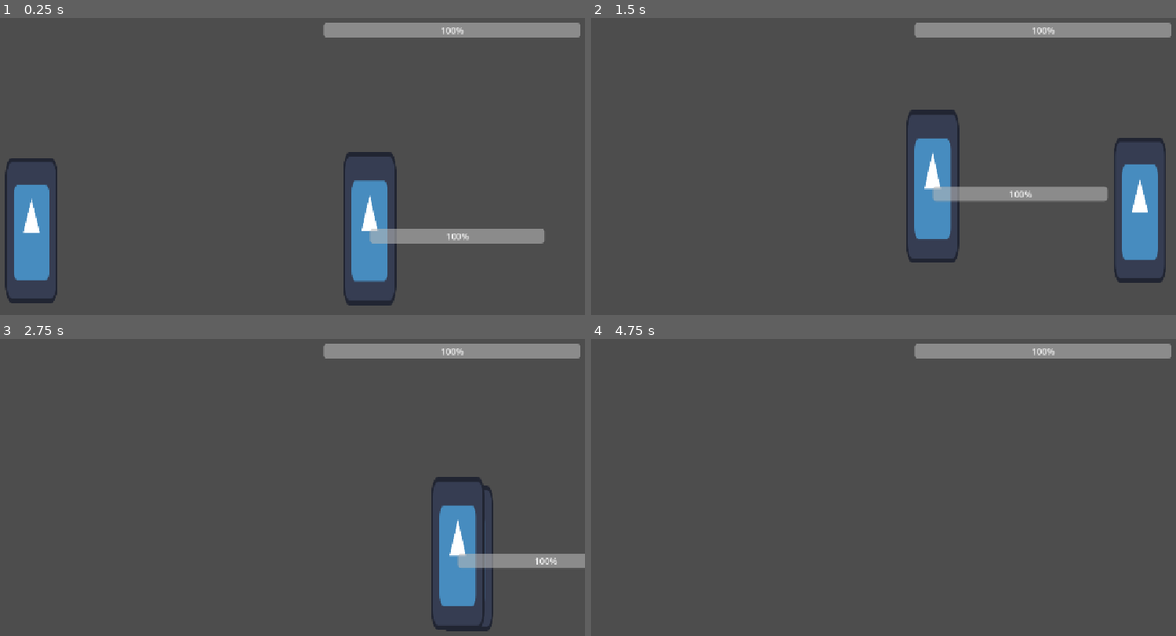
Above: before the commit, frames 1-4 (two rows, left to right).
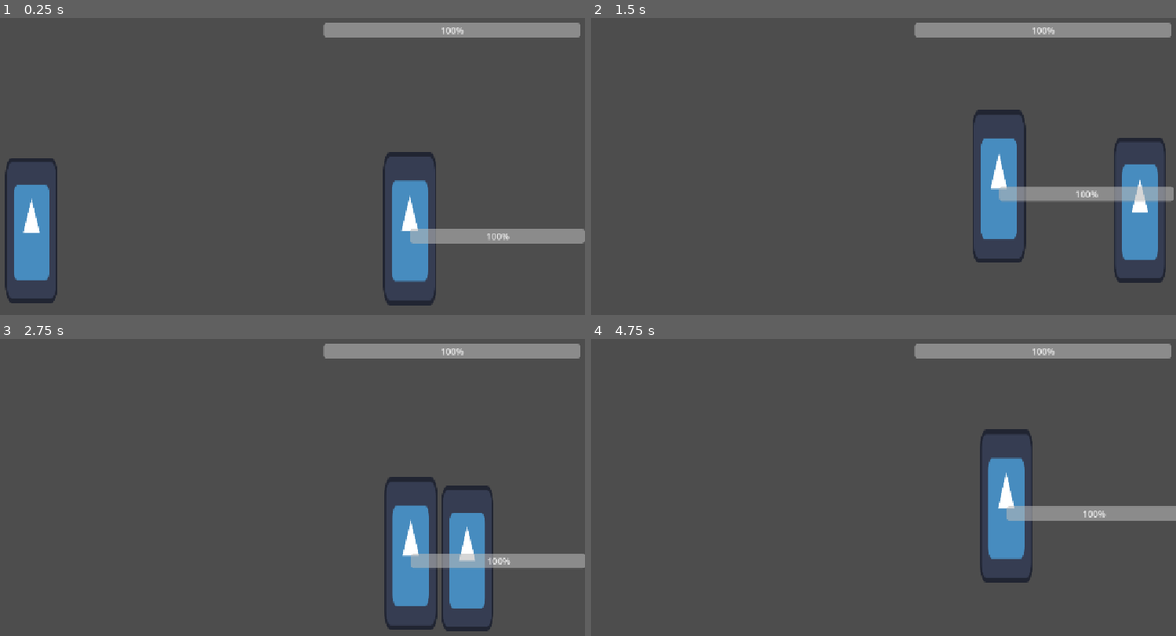
Above: after the commit, the same moments.

Repository: notfroogs/Sardine-Studio
Game: Godot game, scene res://scenes/fighter_main.tscn
Same seed, same stepped clock (60 frames per second), same inputs: the game is played once before the commit and once after it. The project has no main scene, so this scene is started directly. The engine's default icon, where the game draws it, is replaced by a stand-in: a white triangle on a blue panel in a dark square.
Inputs:
- Up to frame 1 (0.25 s): no input
- Up to frame 2 (1.5 s): hold X (attack) 0.53-1.28 s; hold Right (move_right) from 0.53 s (still down); tap Space (jump) at 0.77 s; tap X (attack) at 1.35 s
- Up to frame 3 (2.75 s): tap Space (jump) at 1.52 s; release Right (move_right) at 2.03 s; hold Left (move_left) from 2.03 s (still down); hold X (attack) from 2.03 s (still down); tap Down (crouch) at 2.1 s
- Up to frame 4 (4.75 s): release Left (move_left) at 2.78 s; release X (attack) at 2.78 s; hold Right (move_right) 2.78-4.28 s; tap X (attack) at 2.85, 4.55 s; tap Space (jump) at 3.02, 3.77, 4.52 s; hold X (attack) 3.53-4.28 s; hold Left (move_left) from 4.28 s (still down); tap Down (crouch) at 4.35 s

The runs differ from the first frame. In frame 1, 5.5% of the frame differs, in the area x 58-100%, y 45-97%; in frame 2, 6.2%, in the area x 53-100%, y 30-83%; in frame 3, 5.0%; in frame 4, 4.1%.

Commit message:
Enemy AI

Diff:
--- a/sardine-studio/scenes/enemy_placeholder.tscn
+++ b/sardine-studio/scenes/enemy_placeholder.tscn
@@ -10,6 +10,27 @@
 [sub_resource type="RectangleShape2D" id="RectangleShape2D_hsqvu"]
 
 [sub_resource type="RectangleShape2D" id="RectangleShape2D_muyt2"]
+
+[sub_resource type="Animation" id="Animation_muyt2"]
+resource_name = "attack"
+length = 5.0
+tracks/0/type = "value"
+tracks/0/imported = false
+tracks/0/enabled = true
+tracks/0/path = NodePath("hitBox/CollisionShape2D:disabled")
+tracks/0/interp = 1
+tracks/0/loop_wrap = true
+tracks/0/keys = {
+"times": PackedFloat32Array(),
+"transitions": PackedFloat32Array(),
+"update": 1,
+"values": []
+}
+
+[sub_resource type="AnimationLibrary" id="AnimationLibrary_e80wc"]
+_data = {
+&"attack": SubResource("Animation_muyt2")
+}
 
 [node name="enemy placeholder" type="CharacterBody2D"]
 collision_layer = 16
@@ -55,5 +76,11 @@
 offset_bottom = -116.20006
 value = 100.0
 
+[node name="AnimationPlayer" type="AnimationPlayer" parent="."]
+unique_name_in_owner = true
+libraries = {
+&"": SubResource("AnimationLibrary_e80wc")
+}
+
 [connection signal="area_entered" from="hitBox" to="." method="_on_hit_box_area_entered"]
 [connection signal="area_exited" from="hitBox" to="." method="_on_hit_box_area_exited"]
--- a/sardine-studio/scripts/enemy_placeholder.gd
+++ b/sardine-studio/scripts/enemy_placeholder.gd
@@ -4,17 +4,28 @@
 const MAX_SPEED = 300.0
 const JUMP_VELOCITY = -700.0
 
+enum State {
+	FREE,
+	ATTACKING
+}
+var current_state = State.FREE
 
 @onready var progress_bar: ProgressBar = $enemybar
 @onready var hitbox: CollisionShape2D = $hitBox/CollisionShape2D
 var in_hit_box
 var player
 
+@onready var animation_player: AnimationPlayer = %AnimationPlayer
+
 func _physics_process(delta: float) -> void:
-	# Add the gravity.
 	if not is_on_floor():
 		velocity += get_gravity() * delta
+	match current_state:
+		State.FREE:
+			moving(delta)
 
+
+func moving(delta):
 	# =Get the input direction and handle the movement/deceleration.
 	# As good practice, you should replace UI actions with custom gameplay actions.
 	var direction_x : float = -1 if (global_position.x > player.global_position.x) else 1
@@ -23,12 +34,20 @@
 	distance_x -= 180
 
 	var speed : float = MAX_SPEED if distance_x > 100 else MAX_SPEED * distance_x / 100
-	velocity.x = (direction_x * speed)
+	velocity.x = (direction_x * speed * delta)
 
 	if is_on_floor() and (player.position.y - position.y < -50.0):
 		velocity.y = JUMP_VELOCITY
 
 	move_and_slide()
+
+func attack():
+	animation_player
+
+func change_state(new_state):
+		current_state = new_state
+
+
 
 
 func _ready() -> void:
Not shown: 1 places in sardine-studio/scenes/enemy_placeholder.tscn that only renumber resources
